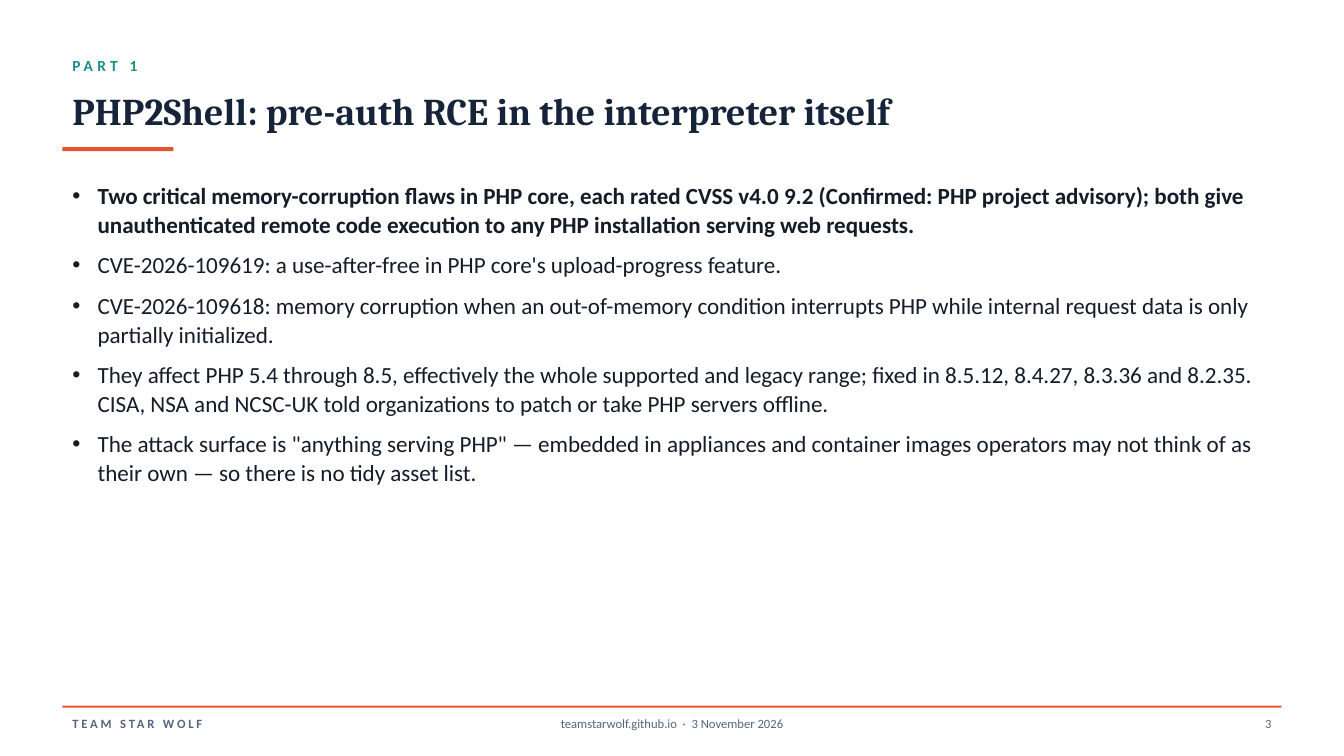
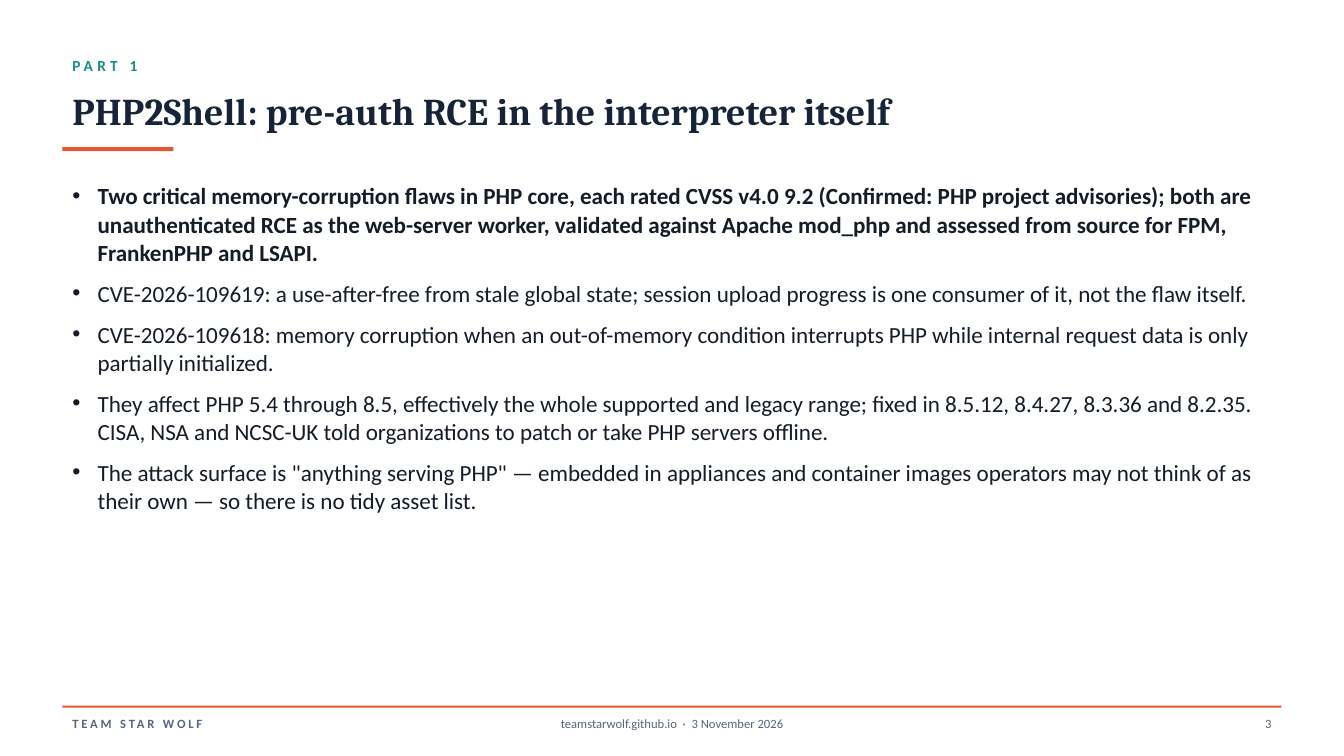
Before and after one commit to TeamStarWolf/TeamStarWolf, a slide deck: slide 4 of case-studies/slides/PHP2Shell_October_2026_Case_Study.pptx. Drawn at 1344x756 pixels with LibreOffice and Linux fonts; fonts in the diff are those of the drawing. Boxes give left, top, right and bottom in pixels: in the first picture for what was removed or moved away, otherwise in the second. Text is boxed around its words. In the diff, an @@ line names an element or a change of style, - is before the commit and + after.

```diff
--- a/case-studies/slides/PHP2Shell_October_2026_Case_Study.pptx
+++ b/case-studies/slides/PHP2Shell_October_2026_Case_Study.pptx
@@ text at [98, 187, 1251, 306]: text changed @@
-• Two critical memory-corruption flaws in PHP core, each rated CVSS v4.0 9.2 (Confirmed: PHP project advisory); both give unauthenticated remote code execution to any PHP installation serving web requests.
-• CVE-2026-109619: a use-after-free in PHP core's upload-progress feature.
+• Two critical memory-corruption flaws in PHP core, each rated CVSS v4.0 9.2 (Confirmed: PHP project advisories); both are unauthenticated RCE as the web-server worker, validated against Apache mod_php and assessed from source for FPM, FrankenPHP and LSAPI.
+• CVE-2026-109619: a use-after-free from stale global state; session upload progress is one consumer of it, not the flaw itself.
```
Also in this commit, not shown: 12 other files.
